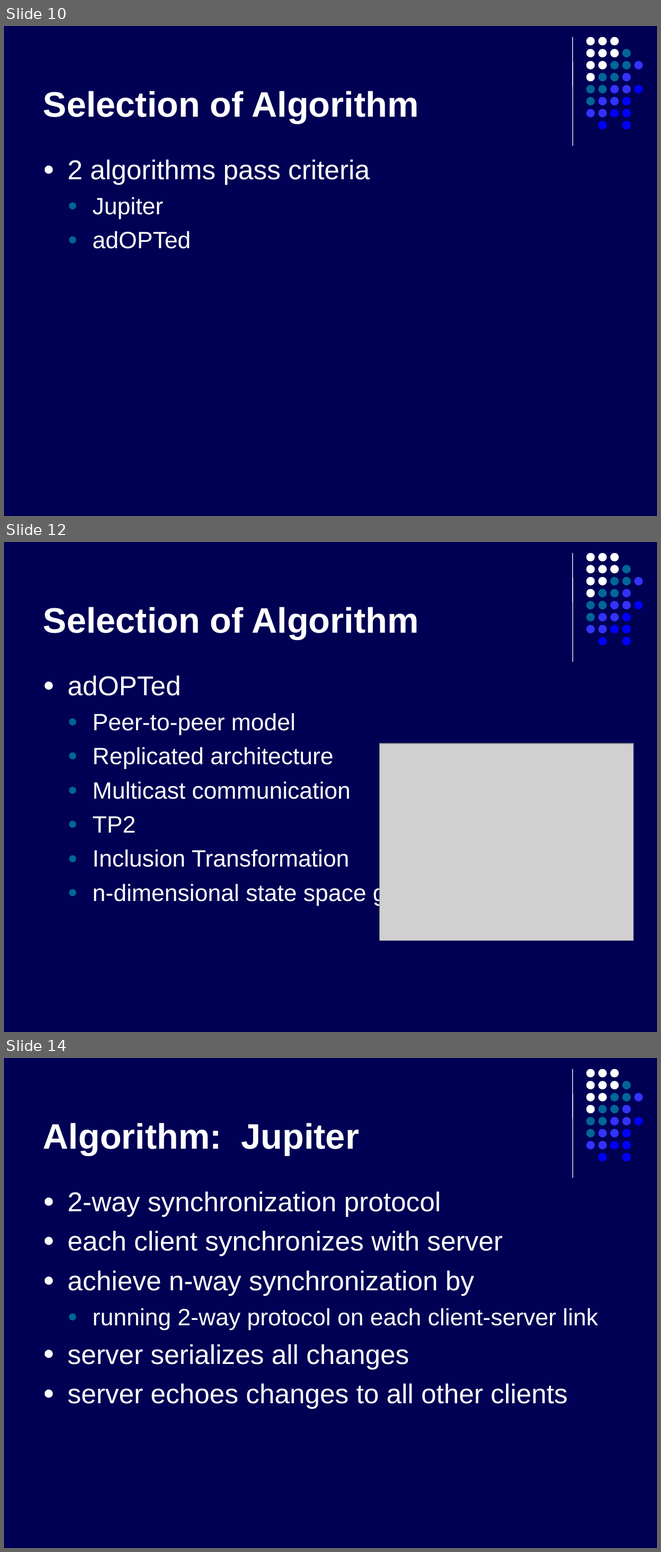
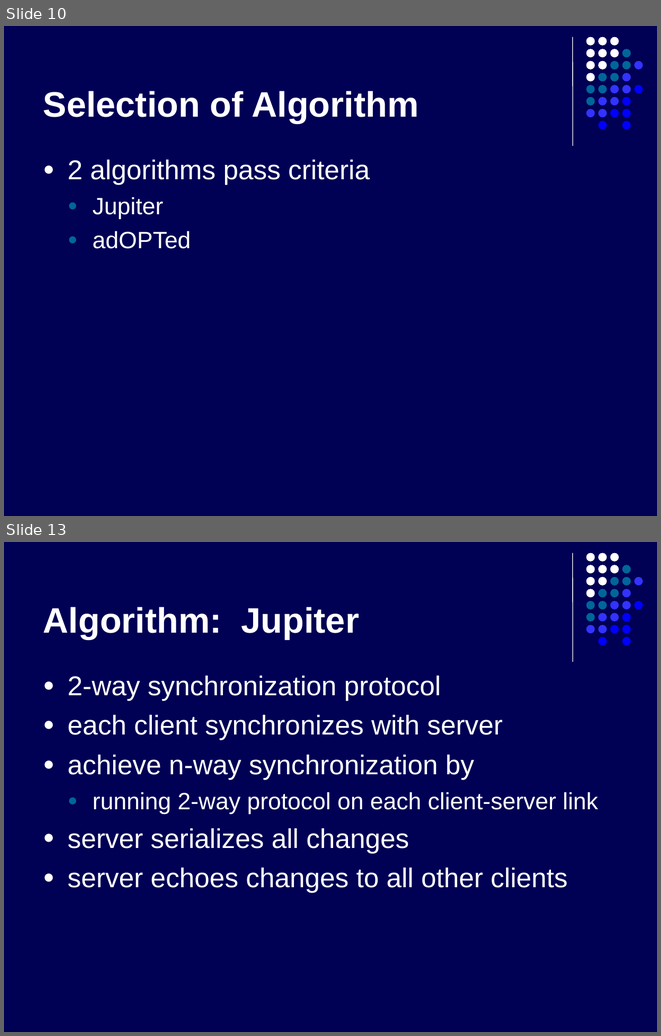
Before and after one commit to kyanha/ace, a slide deck: ace/trunk/doc/presentation/presentation.ppt. Shown one above the other, each under a label of ours: slides 10, 12 and 14 before the commit, slides 10 and 13 after it; the slides between them are not shown. The pictures are 661x1552 and 661x1036 pixels, drawn with LibreOffice and Linux fonts; fonts in the diff are those of the drawing; grey boxes stand for pictures. Boxes give left, top, right and bottom in pixels: in the first picture for what was removed or moved away, otherwise in the second. Text is boxed around its words. In the diff, an @@ line names an element or a change of style, - is before the commit and + after.

```diff
--- a/ace/trunk/doc/presentation/presentation.ppt
+++ b/ace/trunk/doc/presentation/presentation.ppt
@@ slide 12 removed at [4, 542, 657, 1032], background #000054; not listed: 32 template elements that a slide beside it also shows @@
@@ title removed at [43, 607, 419, 639] @@
-Selection of Algorithm
@@ text removed at [68, 675, 433, 906] @@
-● adOPTed
-  ● Peer-to-peer model
-  ● Replicated architecture
-  ● Multicast communication
-  ● TP2
-  ● Inclusion Transformation
-  ● n-dimensional state space graph
@@ picture removed at [379, 743, 634, 940] @@
@@ what was slide 14 is now slide 13 @@
```
Also in this commit, not shown: 5 slides changed, 1 slide added, 3 other slides removed.
